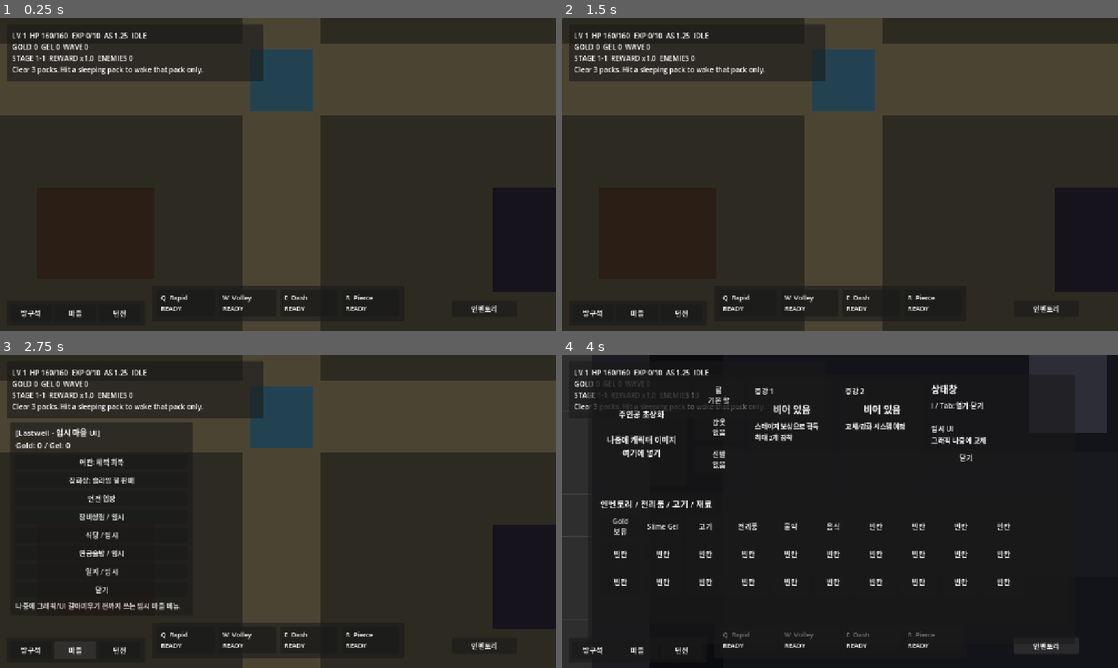
Above: before the commit, frames 1-4 (two rows, left to right).
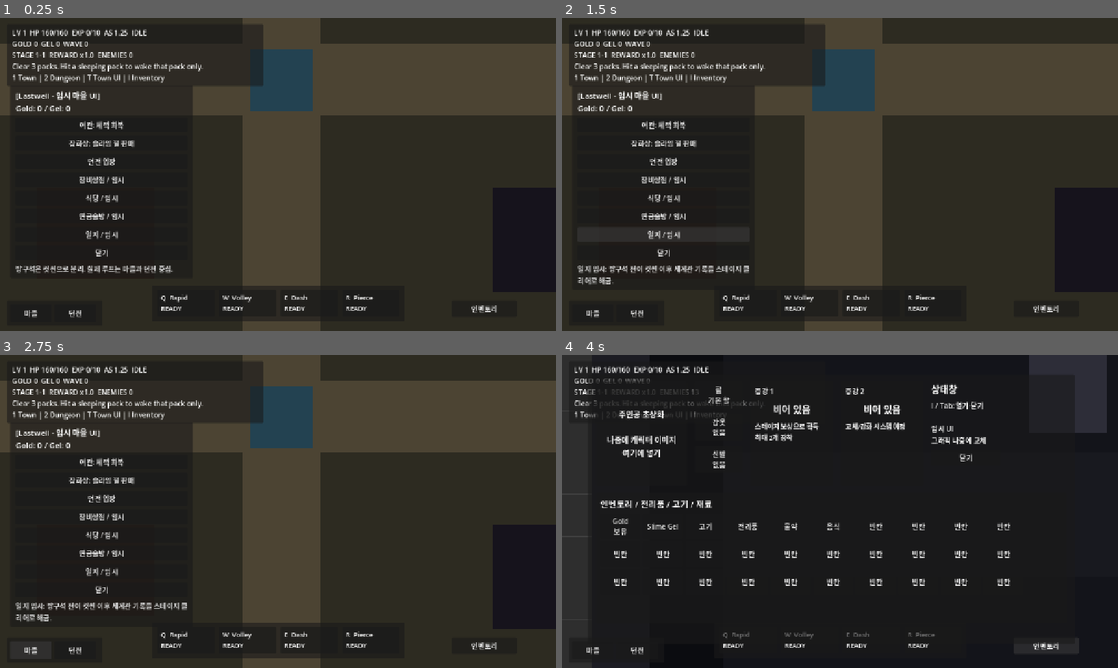
Above: after the commit, the same moments.

Repository: danyoon0760/last-archer
Game: Godot game, scene res://scenes/Main.tscn
Two runs of this game, one before a commit and one after it. Both use one fixed random seed, a clock stepped at 60 frames per second and the inputs below.
Inputs (mouse positions are in pixels of both pictures, inside the frame that each line leads up to):
- Up to frame 1 (0.25 s): no input
- Up to frame 2 (1.5 s): click (595, 312) at 0.5 s, where only the run before the commit has a clickable "방구석"; click (662, 233) at 1.25 s, where only the run after the commit has a clickable "일지 / 임시"
- Up to frame 3 (2.75 s): click "마을" at 2 s
- Up to frame 4 (4 s): click "던전" at 2.75 s; click "인벤토리" at 3.5 s

The runs differ from the first frame. In frame 1, 6.8% of the frame differs, in the area x 1-48%, y 3-96%; in frame 2, 7.0%; in frame 3, 3.2%; in frame 4, 1.1%.

Commit message:
Remove room button and focus HUD on town dungeon loop

Diff:
--- a/scripts/hud.gd
+++ b/scripts/hud.gd
@@ -92,7 +92,7 @@
 func build_map_panel() -> void:
 	map_panel = PanelContainer.new()
 	map_panel.position = Vector2(16, 650)
-	map_panel.custom_minimum_size = Vector2(318, 58)
+	map_panel.custom_minimum_size = Vector2(220, 58)
 	add_child(map_panel)
 
 	var margin := MarginContainer.new()
@@ -106,10 +106,6 @@
 	row.add_theme_constant_override("separation", 8)
 	margin.add_child(row)
 
-	var room_button := make_button("방구석", Vector2(94, 34))
-	room_button.pressed.connect(_on_room_button_pressed)
-	row.add_child(room_button)
-
 	var town_button := make_button("마을", Vector2(94, 34))
 	town_button.pressed.connect(_on_town_button_pressed)
 	row.add_child(town_button)
@@ -122,7 +118,7 @@
 	town_panel = PanelContainer.new()
 	town_panel.position = Vector2(24, 155)
 	town_panel.custom_minimum_size = Vector2(420, 390)
-	town_panel.visible = false
+	town_panel.visible = true
 	add_child(town_panel)
 
 	var margin := MarginContainer.new()
@@ -176,7 +172,7 @@
 	town_message_label = Label.new()
 	town_message_label.autowrap_mode = TextServer.AUTOWRAP_WORD_SMART
 	town_message_label.add_theme_color_override("font_color", Color(0.85, 0.85, 0.85))
-	town_message_label.text = "나중에 그래픽/UI 갈아끼우기 전까지 쓰는 임시 마을 메뉴."
+	town_message_label.text = "방구석은 컷씬으로 분리. 실제 루프는 마을과 던전 중심."
 	column.add_child(town_message_label)
 
 func build_reward_panel() -> void:
@@ -293,7 +289,7 @@
 		stage_text = stage_run_manager.get_hud_text()
 
 	if status_label != null:
-		status_label.text = player_text + "\n" + manager_text + "\n" + stage_text
+		status_label.text = player_text + "\n" + manager_text + "\n" + stage_text + "\n1 Town | 2 Dungeon | T Town UI | I Inventory"
 
 func update_skill_bar() -> void:
 	for key in ["Q", "W", "E", "R"]:
@@ -394,9 +390,6 @@
 	if town_message_label != null:
 		town_message_label.text = text
 
-func _on_room_button_pressed() -> void:
-	load_map("load_room")
-
 func _on_town_button_pressed() -> void:
 	load_map("load_town")
 	set_town_visible(true)
@@ -425,7 +418,7 @@
 	set_town_message("연금술방 임시: 나중에 골드로 공격형/도박형 물약 구매.")
 
 func _on_journal_button_pressed() -> void:
-	set_town_message("일지 임시: 전이 이후 세계관 기록을 스테이지 클리어로 해금.")
+	set_town_message("일지 임시: 방구석 전이 컷씬 이후 세계관 기록을 스테이지 클리어로 해금.")
 
 func _on_close_town_button_pressed() -> void:
 	set_town_visible(false)
